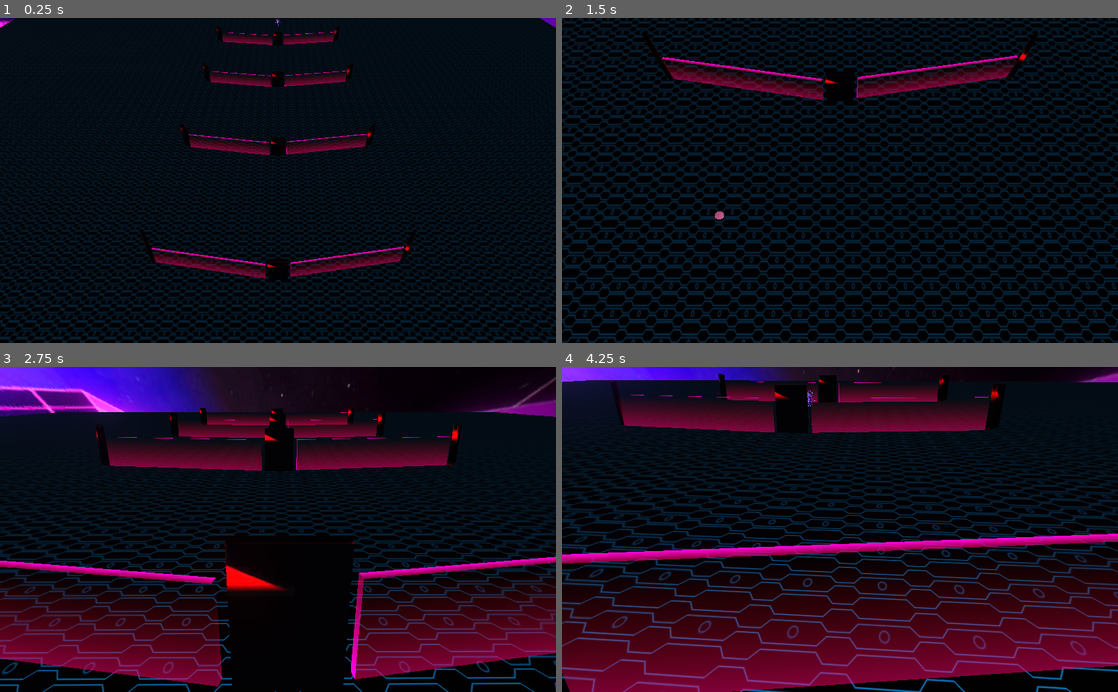
Above: before the commit, frames 1-4 (two rows, left to right).
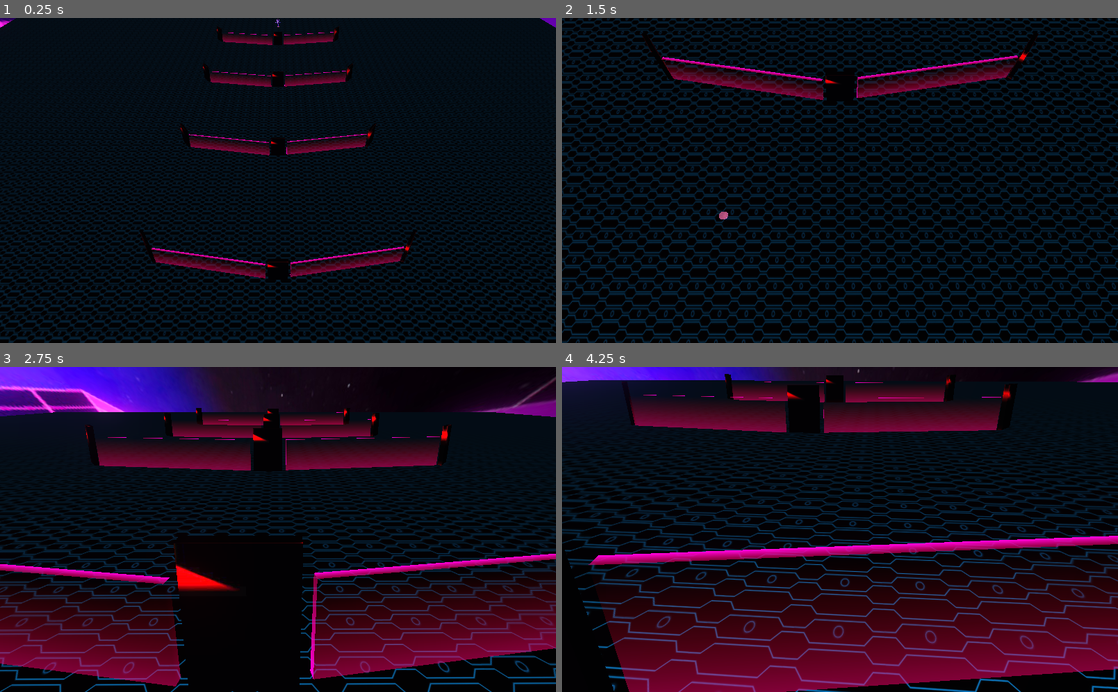
Above: after the commit, the same moments.

Repository: miguel-arlindo/godot-game
Game: Godot game, scene res://player.tscn
Two runs of this game, one before a commit and one after it. Both use one fixed random seed, a clock stepped at 60 frames per second and the inputs below. The engine's default icon, where the game draws it, is replaced by a stand-in: a white triangle on a blue panel in a dark square. Video files are missing from this copy of the repository; at most half a second of black plays in their place. Sound files missing from this copy of the repository are replaced by a short silence.
Inputs (mouse positions are in pixels of both pictures, inside the frame that each line leads up to):
- Up to frame 1 (0.25 s): no input
- Up to frame 2 (1.5 s): tap Enter at 0.5 s; move the mouse to (962, 164) at 0.52 s; hold D 0.53-1.25 s; tap Q at 0.6 s; click (962, 164) at 0.67 s; drag from (728, 196) to (812, 245) at 1.27 s
- Up to frame 3 (2.75 s): move the mouse to (333, 458) at 2.02 s; hold D from 2.03 s (still down); tap Shift at 2.1 s
- Up to frame 4 (4.25 s): release D at 2.75 s; drag from (812, 594) to (673, 480) at 2.77 s; move the mouse to (1006, 578) at 3.52 s; hold A from 3.53 s (still down); tap Q at 3.6 s

The runs differ from the first frame. In frame 1, less than 0.1% of the frame differs, in the area x 49-56%, y 2-5%; in frame 2, less than 0.1%; in frame 3, 25%; in frame 4, 31%, in the area x 0-100%, y 2-100%.

Commit message:
randomness

Diff:
--- a/Camera.gd
+++ b/Camera.gd
@@ -16,7 +16,7 @@
 var _velocity = Vector3(0.0, 0.0, 0.0)
 var _acceleration = 30
 var _deceleration = -10
-var _vel_multiplier = 4
+var _vel_multiplier = 40
 
 # Keyboard state
 var _w = false
--- a/Door.gd
+++ b/Door.gd
@@ -33,9 +33,9 @@
 			audio_fx.play();
 			audio_global.play(audio.get_playback_position())
 			print (level.get_name());
-			var snd_style = audio_global.stream.resource_path.get_file().get_slice("_", 0);
+			#var snd_style = audio_global.stream.resource_path.get_file().get_slice("_", 0);
 			var door = int(get_node(".").get_name().substr(4, 1));
-			level.Winsequence.push_back(snd_style);
+			#level.Winsequence.push_back(snd_style);
 			level.checkWins(door);
 
 
--- /dev/null
+++ b/audio_global_level1_middle.gd
@@ -0,0 +1,11 @@
+extends AudioStreamPlayer
+
+export(Array, AudioStream) var audio_files: Array
+
+func ready():
+	$"../../door1L/audio".connect("final", self, "final")
+
+func final(middle, right, left):
+	print ("global_middle - ", middle)
+	#$".".stream = audio_files[middle]
+	#$".".play()
--- a/player.tscn
+++ b/player.tscn
@@ -1,7 +1,7 @@
-[gd_scene load_steps=48 format=2]
+[gd_scene load_steps=60 format=2]
 
 [ext_resource path="res://Door.gd" type="Script" id=1]
-[ext_resource path="res://randomizeaudio.gd" type="Script" id=2]
+[ext_resource path="res://scripts_audio/level1/level1_door_middle_audio.gd" type="Script" id=2]
 [ext_resource path="res://assets/texturas/images.jpeg" type="Texture" id=3]
 [ext_resource path="res://assets/sound/musics/break/BRK_2.wav" type="AudioStream" id=4]
 [ext_resource path="res://assets/sound/musics/break/BRK_4.wav" type="AudioStream" id=5]
@@ -24,6 +24,18 @@
 [ext_resource path="res://assets/sound/musics/break/BRK_1.wav" type="AudioStream" id=22]
 [ext_resource path="res://assets/sound/musics/DnB/DNB_3.wav" type="AudioStream" id=23]
 [ext_resource path="res://assets/sound/musics/DnB/DNB_1.wav" type="AudioStream" id=24]
+[ext_resource path="res://scripts_audio/level1/level1_door_right_audio.gd" type="Script" id=25]
+[ext_resource path="res://scripts_audio/level1/level1_door_left_audio.gd" type="Script" id=26]
+[ext_resource path="res://scripts_audio/level2/level2_door_right_audio.gd" type="Script" id=27]
+[ext_resource path="res://scripts_audio/level2/level2_door_left_audio.gd" type="Script" id=28]
+[ext_resource path="res://scripts_audio/level2/level2_door_middle_audio.gd" type="Script" id=29]
+[ext_resource path="res://scripts_audio/level3/level3_door_middle_audio.gd" type="Script" id=30]
+[ext_resource path="res://scripts_audio/level4/level4_door_middle_audio.gd" type="Script" id=31]
+[ext_resource path="res://scripts_audio/level3/level3_door_right_audio.gd" type="Script" id=32]
+[ext_resource path="res://scripts_audio/level4/level4_door_left_audio.gd" type="Script" id=33]
+[ext_resource path="res://scripts_audio/level4/level4_door_right_audio.gd" type="Script" id=34]
+[ext_resource path="res://scripts_audio/level3/level3_door_left_audio.gd" type="Script" id=35]
+[ext_resource path="res://audio_global_level1_middle.gd" type="Script" id=36]
 
 [sub_resource type="GDScript" id=27]
 script/source = "extends KinematicBody
@@ -318,7 +330,6 @@
 
 [node name="audio" type="AudioStreamPlayer3D" parent="DOORS/Doors level1/door1C"]
 transform = Transform( 7.9341, 0.195316, -7.69798e-08, -0.0222884, 0.905398, -0.0150481, -0.00053653, 0.0217954, 1.31215, -3.18557, -0.0835274, -0.0559143 )
-stream = ExtResource( 16 )
 autoplay = true
 max_distance = 15.0
 doppler_tracking = 1
@@ -331,7 +342,8 @@
 max_distance = 10.0
 
 [node name="audio_global" type="AudioStreamPlayer" parent="DOORS/Doors level1/door1C"]
-stream = ExtResource( 16 )
+script = ExtResource( 36 )
+audio_files = [ ExtResource( 24 ), ExtResource( 22 ), ExtResource( 16 ) ]
 
 [node name="StaticBody" type="StaticBody" parent="DOORS/Doors level1/door1C"]
 collision_layer = 0
@@ -359,9 +371,10 @@
 
 [node name="audio" type="AudioStreamPlayer3D" parent="DOORS/Doors level1/door1R"]
 transform = Transform( 7.93413, 0.195317, 1.38283e-05, -0.0222885, 0.905398, -0.0150481, -0.000536561, 0.0217954, 1.31215, -3.14223, -0.0762488, 0.0632067 )
-stream = ExtResource( 24 )
-autoplay = true
-max_distance = 10.0
+autoplay = true
+max_distance = 10.0
+script = ExtResource( 25 )
+audio_files = [ ExtResource( 24 ), ExtResource( 22 ), ExtResource( 16 ) ]
 
 [node name="audio_fx" type="AudioStreamPlayer3D" parent="DOORS/Doors level1/door1R"]
 transform = Transform( 7.93413, 0.195317, 1.40667e-05, -0.0222885, 0.905398, -0.0150481, -0.000536561, 0.0217954, 1.31215, 0.632397, -0.0942528, -0.0561724 )
@@ -399,9 +412,10 @@
 
 [node name="audio" type="AudioStreamPlayer3D" parent="DOORS/Doors level1/door1L"]
 transform = Transform( 7.93412, 0.195317, -1.90735e-05, -0.0222885, 0.905398, -0.0150481, -0.000536501, 0.0217954, 1.31215, -3.78498, -0.0719867, 0.0302019 )
-stream = ExtResource( 22 )
-autoplay = true
-max_distance = 10.0
+autoplay = true
+max_distance = 10.0
+script = ExtResource( 26 )
+audio_files = [ ExtResource( 24 ), ExtResource( 22 ), ExtResource( 16 ) ]
 
 [node name="audio_fx" type="AudioStreamPlayer3D" parent="DOORS/Doors level1/door1L"]
 transform = Transform( 7.93653, 0, -1.83582e-05, 0, 0.905797, 0, -5.96046e-08, 0, 1.31234, 0, 0, 0 )
@@ -439,10 +453,11 @@
 
 [node name="audio" type="AudioStreamPlayer3D" parent="DOORS/Doors level2/door2C"]
 transform = Transform( 7.9341, 0.195316, -7.69798e-08, -0.0222884, 0.905398, -0.0150481, -0.00053653, 0.0217954, 1.31215, -3.18557, -0.0835274, -0.0559143 )
-stream = ExtResource( 20 )
 autoplay = true
 max_distance = 15.0
 doppler_tracking = 1
+script = ExtResource( 29 )
+audio_files = [ ExtResource( 20 ), ExtResource( 4 ), ExtResource( 11 ) ]
 
 [node name="audio_fx" type="AudioStreamPlayer3D" parent="DOORS/Doors level2/door2C"]
 transform = Transform( 7.9341, 0.195316, -7.67488e-08, -0.0222884, 0.905398, -0.0150481, -0.00053653, 0.0217954, 1.31215, 0.852625, -0.0948713, -0.0561874 )
@@ -478,9 +493,10 @@
 
 [node name="audio" type="AudioStreamPlayer3D" parent="DOORS/Doors level2/door2R"]
 transform = Transform( 7.93413, 0.195317, 1.38283e-05, -0.0222885, 0.905398, -0.0150481, -0.000536561, 0.0217954, 1.31215, -3.14223, -0.0762488, 0.0632067 )
-stream = ExtResource( 11 )
-autoplay = true
-max_distance = 10.0
+autoplay = true
+max_distance = 10.0
+script = ExtResource( 27 )
+audio_files = [ ExtResource( 20 ), ExtResource( 4 ), ExtResource( 11 ) ]
 
 [node name="audio_fx" type="AudioStreamPlayer3D" parent="DOORS/Doors level2/door2R"]
 transform = Transform( 7.93413, 0.195317, 1.40667e-05, -0.0222885, 0.905398, -0.0150481, -0.000536561, 0.0217954, 1.31215, 0.632397, -0.0942528, -0.0561724 )
@@ -518,9 +534,10 @@
 
 [node name="audio" type="AudioStreamPlayer3D" parent="DOORS/Doors level2/door2L"]
 transform = Transform( 7.93412, 0.195317, -1.90735e-05, -0.0222885, 0.905398, -0.0150481, -0.000536501, 0.0217954, 1.31215, -3.78498, -0.0719867, 0.0302019 )
-stream = ExtResource( 4 )
-autoplay = true
-max_distance = 10.0
+autoplay = true
+max_distance = 10.0
+script = ExtResource( 28 )
+audio_files = [ ExtResource( 20 ), ExtResource( 4 ), ExtResource( 11 ) ]
 
 [node name="audio_fx" type="AudioStreamPlayer3D" parent="DOORS/Doors level2/door2L"]
 transform = Transform( 7.93653, 0, -1.83582e-05, 0, 0.905797, 0, -5.96046e-08, 0, 1.31234, 0, 0, 0 )
@@ -558,10 +575,11 @@
 
 [node name="audio" type="AudioStreamPlayer3D" parent="DOORS/Doors level3/door3C"]
 transform = Transform( 7.9341, 0.195316, -7.69798e-08, -0.0222884, 0.905398, -0.0150481, -0.00053653, 0.0217954, 1.31215, -3.18557, -0.0835274, -0.0559143 )
-stream = ExtResource( 21 )
 autoplay = true
 max_distance = 15.0
 doppler_tracking = 1
+script = ExtResource( 30 )
+audio_files = [ ExtResource( 21 ), ExtResource( 23 ), ExtResource( 6 ) ]
 
 [node name="audio_fx" type="AudioStreamPlayer3D" parent="DOORS/Doors level3/door3C"]
 transform = Transform( 7.9341, 0.195316, -7.67488e-08, -0.0222884, 0.905398, -0.0150481, -0.00053653, 0.0217954, 1.31215, 0.852625, -0.0948713, -0.0561874 )
@@ -597,9 +615,10 @@
 
 [node name="audio" type="AudioStreamPlayer3D" parent="DOORS/Doors level3/door3R"]
 transform = Transform( 7.93413, 0.195317, 1.38283e-05, -0.0222885, 0.905398, -0.0150481, -0.000536561, 0.0217954, 1.31215, -3.14223, -0.0762488, 0.0632067 )
-stream = ExtResource( 23 )
-autoplay = true
-max_distance = 10.0
+autoplay = true
+max_distance = 10.0
+script = ExtResource( 32 )
+audio_files = [ ExtResource( 21 ), ExtResource( 23 ), ExtResource( 6 ) ]
 
 [node name="audio_fx" type="AudioStreamPlayer3D" parent="DOORS/Doors level3/door3R"]
 transform = Transform( 7.93413, 0.195317, 1.40667e-05, -0.0222885, 0.905398, -0.0150481, -0.000536561, 0.0217954, 1.31215, 0.632397, -0.0942528, -0.0561724 )
@@ -637,9 +656,10 @@
 
 [node name="audio" type="AudioStreamPlayer3D" parent="DOORS/Doors level3/door3L"]
 transform = Transform( 7.93412, 0.195317, -1.90735e-05, -0.0222885, 0.905398, -0.0150481, -0.000536501, 0.0217954, 1.31215, -3.78498, -0.0719867, 0.0302019 )
-stream = ExtResource( 6 )
-autoplay = true
-max_distance = 10.0
+autoplay = true
+max_distance = 10.0
+script = ExtResource( 35 )
+audio_files = [ ExtResource( 21 ), ExtResource( 23 ), ExtResource( 6 ) ]
 
 [node name="audio_fx" type="AudioStreamPlayer3D" parent="DOORS/Doors level3/door3L"]
 transform = Transform( 7.93653, 0, -1.83582e-05, 0, 0.905797, 0, -5.96046e-08, 0, 1.31234, 0, 0, 0 )
@@ -677,10 +697,11 @@
 
 [node name="audio" type="AudioStreamPlayer3D" parent="DOORS/Doors level4/door4C"]
 transform = Transform( 7.9341, 0.195316, -7.69798e-08, -0.0222884, 0.905398, -0.0150481, -0.00053653, 0.0217954, 1.31215, -3.18557, -0.0835274, -0.0559143 )
-stream = ExtResource( 14 )
 autoplay = true
 max_distance = 15.0
 doppler_tracking = 1
+script = ExtResource( 31 )
+audio_files = [ ExtResource( 5 ), ExtResource( 14 ), ExtResource( 13 ) ]
 
 [node name="audio_fx" type="AudioStreamPlayer3D" parent="DOORS/Doors level4/door4C"]
 transform = Transform( 7.9341, 0.195316, -7.67488e-08, -0.0222884, 0.905398, -0.0150481, -0.00053653, 0.0217954, 1.31215, 0.852625, -0.0948713, -0.0561874 )
@@ -716,9 +737,10 @@
 
 [node name="audio" type="AudioStreamPlayer3D" parent="DOORS/Doors level4/door4R"]
 transform = Transform( 7.93413, 0.195317, 1.38283e-05, -0.0222885, 0.905398, -0.0150481, -0.000536561, 0.0217954, 1.31215, -3.14223, -0.0762488, 0.0632067 )
-stream = ExtResource( 13 )
-autoplay = true
-max_distance = 10.0
+autoplay = true
+max_distance = 10.0
+script = ExtResource( 34 )
+audio_files = [ ExtResource( 5 ), ExtResource( 14 ), ExtResource( 13 ) ]
 
 [node name="audio_fx" type="AudioStreamPlayer3D" parent="DOORS/Doors level4/door4R"]
 transform = Transform( 7.93413, 0.195317, 1.40667e-05, -0.0222885, 0.905398, -0.0150481, -0.000536561, 0.0217954, 1.31215, 0.632397, -0.0942528, -0.0561724 )
@@ -756,9 +778,10 @@
 
 [node name="audio" type="AudioStreamPlayer3D" parent="DOORS/Doors level4/door4L"]
 transform = Transform( 7.93412, 0.195317, -1.90735e-05, -0.0222885, 0.905398, -0.0150481, -0.000536501, 0.0217954, 1.31215, -3.78498, -0.0719867, 0.0302019 )
-stream = ExtResource( 5 )
-autoplay = true
-max_distance = 10.0
+autoplay = true
+max_distance = 10.0
+script = ExtResource( 33 )
+audio_files = [ ExtResource( 5 ), ExtResource( 14 ), ExtResource( 13 ) ]
 
 [node name="audio_fx" type="AudioStreamPlayer3D" parent="DOORS/Doors level4/door4L"]
 transform = Transform( 7.93653, 0, -1.83582e-05, 0, 0.905797, 0, -5.96046e-08, 0, 1.31234, 0, 0, 0 )
@@ -930,7 +953,7 @@
 stream = ExtResource( 19 )
 
 [node name="Marker" type="MeshInstance" parent="."]
-transform = Transform( 0.21, 0, 0, 0, 0.026, 0, 0, 0, 0.23, -5.626, 0, -5.31 )
+transform = Transform( 0.21, 0, 0, 0, 0.026, 0, 0, 0, 0.23, -9.17156, 0.0682151, -0.0333568 )
 mesh = SubResource( 28 )
 material/0 = SubResource( 33 )
 
--- a/randomizeaudio.gd
+++ /dev/null
@@ -1,14 +0,0 @@
-extends AudioStreamPlayer3D
-
-export(Array, AudioStream) var audio_files: Array
-
-
-
-func _ready():
-  randomize()
-
-func play_random():
-  var random_index: = randi() % audio_files.size()
-  stop()
-  stream = audio_files[random_index]
-  play()
--- /dev/null
+++ b/scripts_audio/level1/level1_door_left_audio.gd
@@ -0,0 +1,33 @@
+extends AudioStreamPlayer3D
+
+export(Array, AudioStream) var audio_files: Array
+
+var random_index
+onready var signal_emmited = false
+signal final
+var escolha1
+var escolha2
+
+
+func _ready():
+	$"../../door1R/audio".connect("choice_middle_right", self, "choice")
+	randomize()
+
+func choice(escolha1, escolha2):
+	var escolhas = escolha1 + escolha2
+	if escolhas == 1:
+		random_index = 2
+	elif escolhas == 2:
+		random_index = 1
+	elif escolhas == 3:
+		random_index = 0
+	print("LEVEL1 - ", " LEFT - ",random_index ,"|| MIDDLE - ",  escolha1 , " || RIGHT - ", escolha2 )
+	$".".stream = audio_files[random_index]
+	$".".play()
+
+
+func _process(delta):
+	if signal_emmited == false:
+		emit_signal("final", escolha1, escolha2, random_index)
+		print("bitch")
+		signal_emmited = true
--- /dev/null
+++ b/scripts_audio/level1/level1_door_middle_audio.gd
@@ -0,0 +1,24 @@
+extends AudioStreamPlayer3D
+
+export(Array, AudioStream) var audio_files: Array
+
+signal choice_middle
+var random_index = -1
+var escolha = 10
+onready var signal_emmited = false
+
+func _ready():
+	randomize()
+	play_random()
+
+func play_random():
+	var random_index = RandomNumberGenerator.new()
+	random_index = randi() % audio_files.size()
+	escolha = random_index
+	$".".stream = audio_files[random_index]
+	$".".play()
+
+func _process(delta):
+	if signal_emmited == false:
+		emit_signal("choice_middle", escolha)
+		signal_emmited = true
--- /dev/null
+++ b/scripts_audio/level1/level1_door_right_audio.gd
@@ -0,0 +1,25 @@
+extends AudioStreamPlayer3D
+
+export(Array, AudioStream) var audio_files: Array
+var random_index
+signal choice_middle_right
+var escolha
+var escolha2
+onready var signal_emmited = false
+
+
+func _ready():
+	$"../../door1C/audio".connect("choice_middle", self, "choice")
+	randomize()
+
+func choice(escolha):
+	random_index = randi() % audio_files.size()
+	while random_index == escolha:
+		random_index = randi() % audio_files.size()
+	escolha2 = random_index
+#	print( "escolha1 - ",  escolha, " || escolha2 - ",random_index)
+	$".".stream = audio_files[random_index]
+	$".".play()
+	if signal_emmited == false:
+		emit_signal("choice_middle_right", escolha, escolha2)
+		signal_emmited = true
--- /dev/null
+++ b/scripts_audio/level2/level2_door_left_audio.gd
@@ -0,0 +1,23 @@
+extends AudioStreamPlayer3D
+
+export(Array, AudioStream) var audio_files: Array
+
+signal choice_middle
+var random_index
+onready var signal_emmited = false
+
+func _ready():
+	$"../../door2R/audio".connect("choice_middle_right", self, "choice")
+	randomize()
+
+func choice(escolha1, escolha2):
+	var escolhas = escolha1 + escolha2
+	if escolhas == 1:
+		random_index = 2
+	elif escolhas == 2:
+		random_index = 1
+	elif escolhas == 3:
+		random_index = 0
+	print("LEVEL2 - ", " LEFT - ",random_index ,"|| MIDDLE - ",  escolha1 , " || RIGHT - ", escolha2 )
+	$".".stream = audio_files[random_index]
+	$".".play()
--- /dev/null
+++ b/scripts_audio/level2/level2_door_middle_audio.gd
@@ -0,0 +1,24 @@
+extends AudioStreamPlayer3D
+
+export(Array, AudioStream) var audio_files: Array
+
+signal choice_middle
+var random_index = -1
+var escolha = 10
+onready var signal_emmited = false
+
+func _ready():
+	randomize()
+	play_random()
+
+func play_random():
+	var random_index = RandomNumberGenerator.new()
+	random_index = randi() % audio_files.size()
+	escolha = random_index
+	$".".stream = audio_files[random_index]
+	$".".play()
+
+func _process(delta):
+	if signal_emmited == false:
+		emit_signal("choice_middle", escolha)
+		signal_emmited = true
--- /dev/null
+++ b/scripts_audio/level2/level2_door_right_audio.gd
@@ -0,0 +1,25 @@
+extends AudioStreamPlayer3D
+
+export(Array, AudioStream) var audio_files: Array
+var random_index
+signal choice_middle_right
+var escolha
+var escolha2
+onready var signal_emmited = false
+
+
+func _ready():
+	$"../../door2C/audio".connect("choice_middle", self, "choice")
+	randomize()
+
+func choice(escolha):
+	random_index = randi() % audio_files.size()
+	while random_index == escolha:
+		random_index = randi() % audio_files.size()
+	escolha2 = random_index
+#	print( "escolha1 - ",  escolha, " || escolha2 - ",random_index)
+	$".".stream = audio_files[random_index]
+	$".".play()
+	if signal_emmited == false:
+		emit_signal("choice_middle_right", escolha, escolha2)
+		signal_emmited = true
--- /dev/null
+++ b/scripts_audio/level3/level3_door_left_audio.gd
@@ -0,0 +1,23 @@
+extends AudioStreamPlayer3D
+
+export(Array, AudioStream) var audio_files: Array
+
+signal choice_middle
+var random_index
+onready var signal_emmited = false
+
+func _ready():
+	$"../../door3R/audio".connect("choice_middle_right", self, "choice")
+	randomize()
+
+func choice(escolha1, escolha2):
+	var escolhas = escolha1 + escolha2
+	if escolhas == 1:
+		random_index = 2
+	elif escolhas == 2:
+		random_index = 1
+	elif escolhas == 3:
+		random_index = 0
+	print("LEVEL3 - ", " LEFT - ",random_index ,"|| MIDDLE - ",  escolha1 , " || RIGHT - ", escolha2 )
+	$".".stream = audio_files[random_index]
+	$".".play()
--- /dev/null
+++ b/scripts_audio/level3/level3_door_middle_audio.gd
@@ -0,0 +1,24 @@
+extends AudioStreamPlayer3D
+
+export(Array, AudioStream) var audio_files: Array
+
+signal choice_middle
+var random_index = -1
+var escolha = 10
+onready var signal_emmited = false
+
+func _ready():
+	randomize()
+	play_random()
+
+func play_random():
+	var random_index = RandomNumberGenerator.new()
+	random_index = randi() % audio_files.size()
+	escolha = random_index
+	$".".stream = audio_files[random_index]
+	$".".play()
+
+func _process(delta):
+	if signal_emmited == false:
+		emit_signal("choice_middle", escolha)
+		signal_emmited = true
--- /dev/null
+++ b/scripts_audio/level3/level3_door_right_audio.gd
@@ -0,0 +1,25 @@
+extends AudioStreamPlayer3D
+
+export(Array, AudioStream) var audio_files: Array
+var random_index
+signal choice_middle_right
+var escolha
+var escolha2
+onready var signal_emmited = false
+
+
+func _ready():
+	$"../../door3C/audio".connect("choice_middle", self, "choice")
+	randomize()
+
+func choice(escolha):
+	random_index = randi() % audio_files.size()
+	while random_index == escolha:
+		random_index = randi() % audio_files.size()
+	escolha2 = random_index
+#	print( "escolha1 - ",  escolha, " || escolha2 - ",random_index)
+	$".".stream = audio_files[random_index]
+	$".".play()
+	if signal_emmited == false:
+		emit_signal("choice_middle_right", escolha, escolha2)
+		signal_emmited = true
--- /dev/null
+++ b/scripts_audio/level4/level4_door_left_audio.gd
@@ -0,0 +1,23 @@
+extends AudioStreamPlayer3D
+
+export(Array, AudioStream) var audio_files: Array
+
+signal choice_middle
+var random_index
+onready var signal_emmited = false
+
+func _ready():
+	$"../../door4R/audio".connect("choice_middle_right", self, "choice")
+	randomize()
+
+func choice(escolha1, escolha2):
+	var escolhas = escolha1 + escolha2
+	if escolhas == 1:
+		random_index = 2
+	elif escolhas == 2:
+		random_index = 1
+	elif escolhas == 3:
+		random_index = 0
+	print("LEVEL4 - ", " LEFT - ",random_index ,"|| MIDDLE - ",  escolha1 , " || RIGHT - ", escolha2 )
+	$".".stream = audio_files[random_index]
+	$".".play()
--- /dev/null
+++ b/scripts_audio/level4/level4_door_middle_audio.gd
@@ -0,0 +1,24 @@
+extends AudioStreamPlayer3D
+
+export(Array, AudioStream) var audio_files: Array
+
+signal choice_middle
+var random_index = -1
+var escolha = 10
+onready var signal_emmited = false
+
+func _ready():
+	randomize()
+	play_random()
+
+func play_random():
+	var random_index = RandomNumberGenerator.new()
+	random_index = randi() % audio_files.size()
+	escolha = random_index
+	$".".stream = audio_files[random_index]
+	$".".play()
+
+func _process(delta):
+	if signal_emmited == false:
+		emit_signal("choice_middle", escolha)
+		signal_emmited = true
--- /dev/null
+++ b/scripts_audio/level4/level4_door_right_audio.gd
@@ -0,0 +1,25 @@
+extends AudioStreamPlayer3D
+
+export(Array, AudioStream) var audio_files: Array
+var random_index
+signal choice_middle_right
+var escolha
+var escolha2
+onready var signal_emmited = false
+
+
+func _ready():
+	$"../../door4C/audio".connect("choice_middle", self, "choice")
+	randomize()
+
+func choice(escolha):
+	random_index = randi() % audio_files.size()
+	while random_index == escolha:
+		random_index = randi() % audio_files.size()
+	escolha2 = random_index
+#	print( "escolha1 - ",  escolha, " || escolha2 - ",random_index)
+	$".".stream = audio_files[random_index]
+	$".".play()
+	if signal_emmited == false:
+		emit_signal("choice_middle_right", escolha, escolha2)
+		signal_emmited = true
